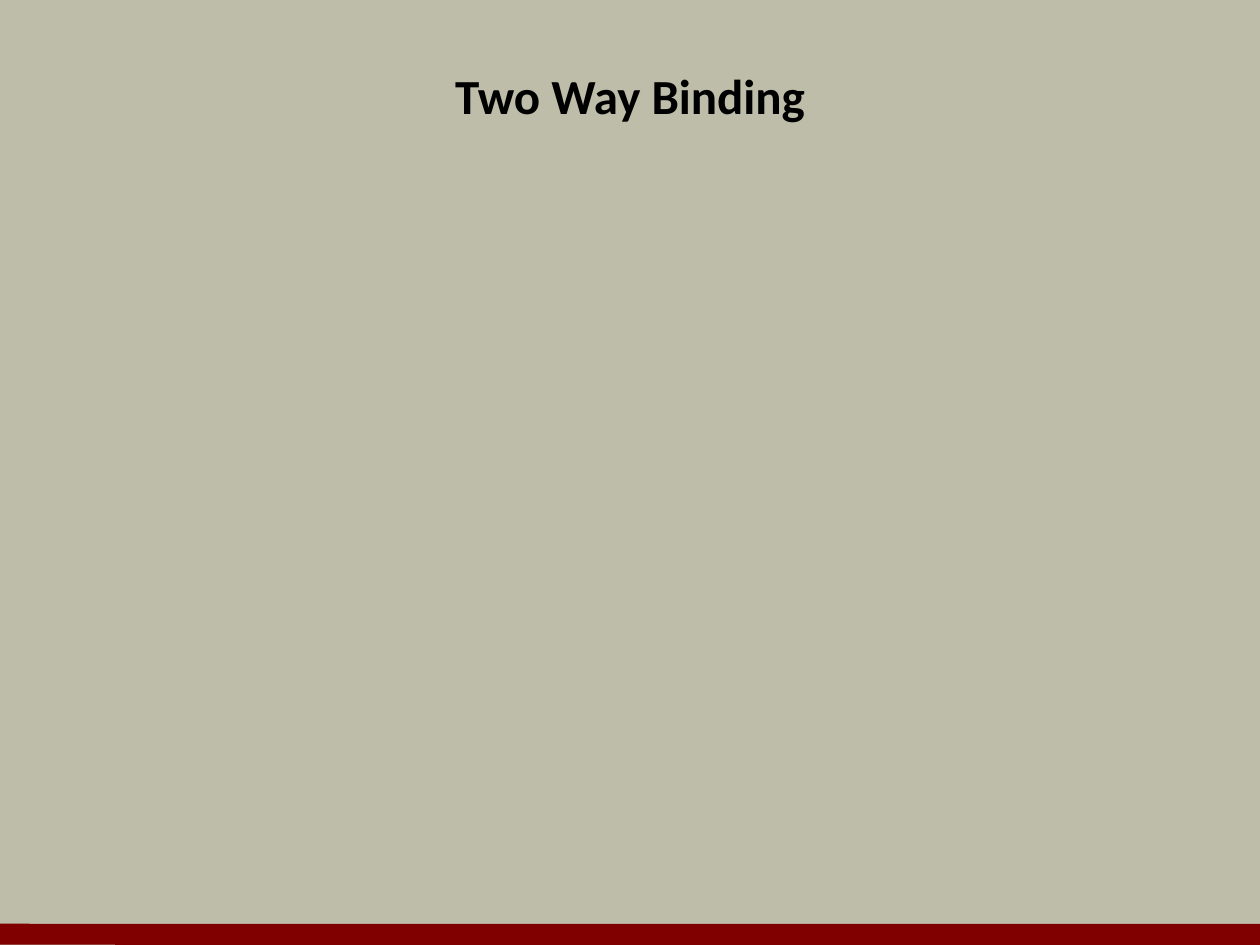
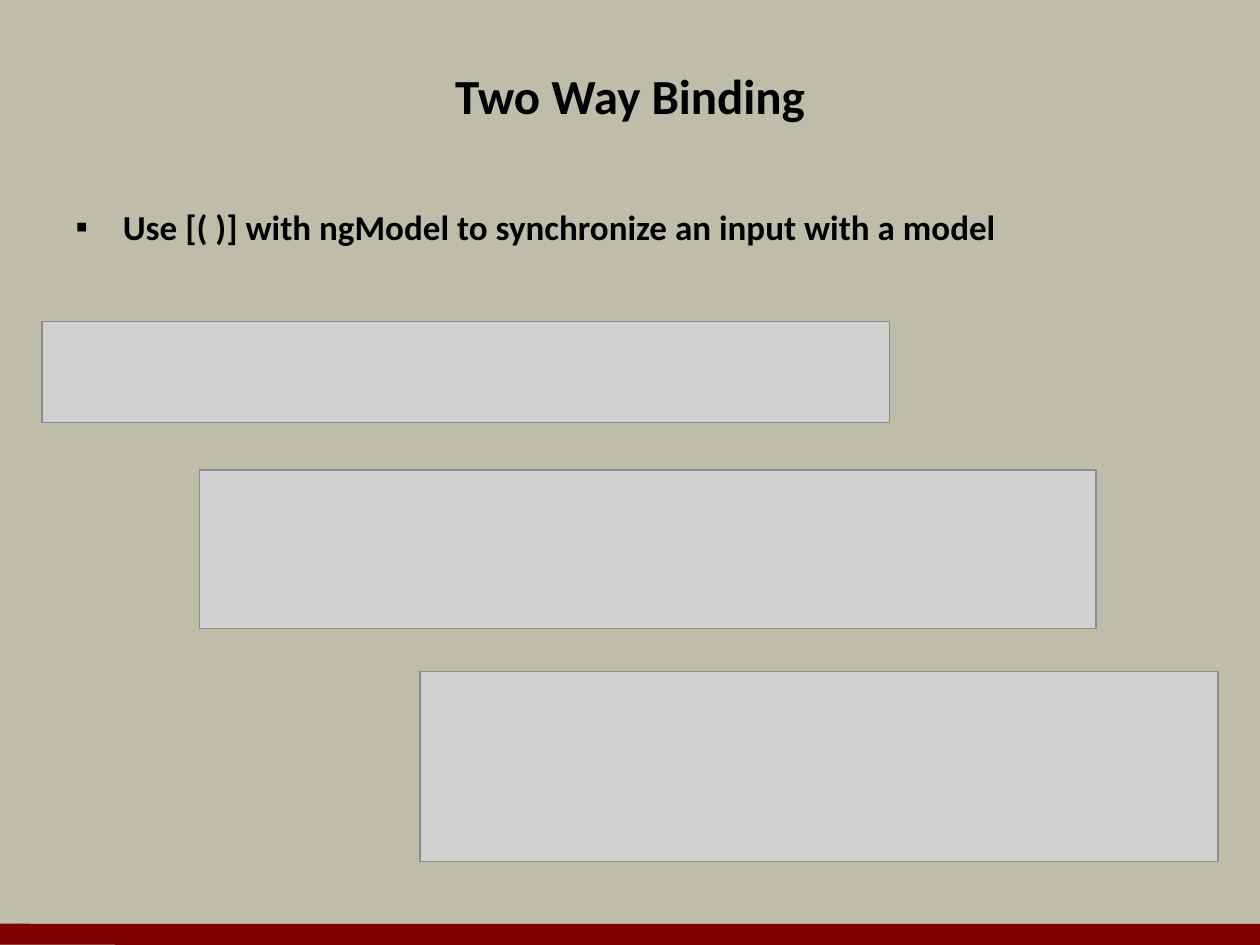
Before and after one commit to OdeToCode/classes, a slide deck: slide 13 of angular2/slides/05_templates.pptx. Drawn at 1260x945 pixels with LibreOffice and Linux fonts; fonts in the diff are those of the drawing; grey boxes stand for pictures; background and template pictures are left out. Boxes give left, top, right and bottom in pixels: in the first picture for what was removed or moved away, otherwise in the second. Text is boxed around its words. In the diff, an @@ line names an element or a change of style, - is before the commit and + after.

```diff
--- a/angular2/slides/05_templates.pptx
+++ b/angular2/slides/05_templates.pptx
@@ text added at [123, 215, 995, 246], 20 pt, text #000000, bold @@
+▪ Use [( )] with ngModel to synchronize an input with a model
@@ picture added at [42, 321, 890, 422] @@
@@ picture added at [199, 470, 1095, 629] @@
@@ picture added at [420, 672, 1217, 862] @@
```
Also in this commit, not shown: 2 other slides changed, 8 slides added, 8 slides removed.
